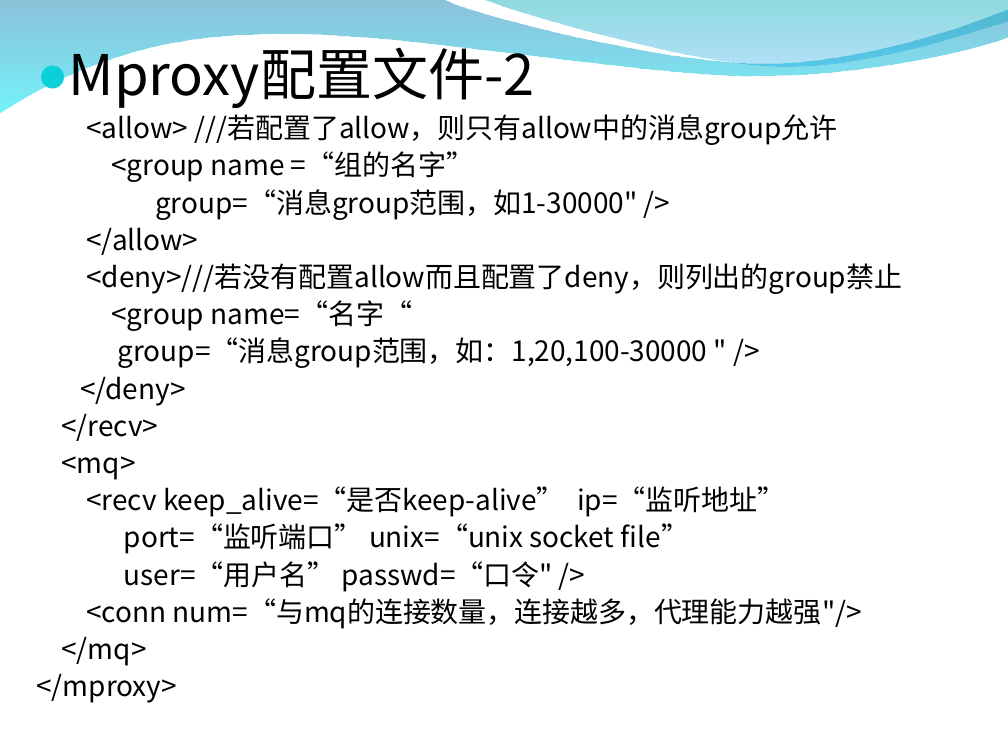
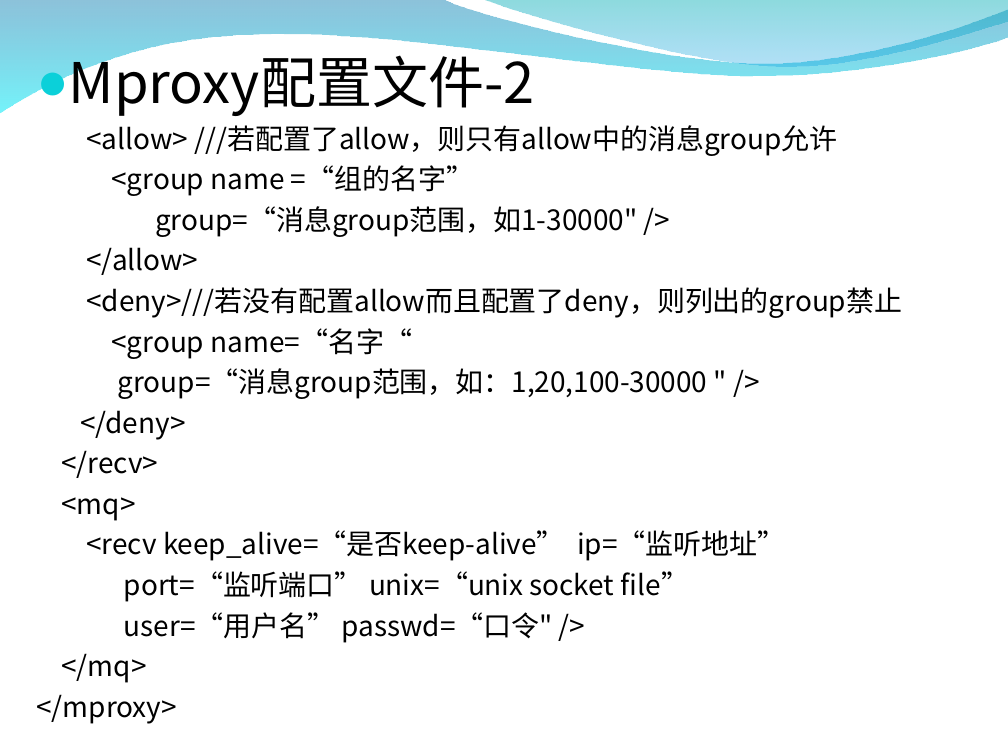
Before and after one commit to zxf1864/cwinux-mq, a slide deck: slide 10 of mq/doc/introduce.ppt. Drawn at 1008x756 pixels with LibreOffice and Linux fonts; fonts in the diff are those of the drawing; background and template pictures are left out. Boxes give left, top, right and bottom in pixels: in the first picture for what was removed or moved away, otherwise in the second. Text is boxed around its words. In the diff, an @@ line names an element or a change of style, - is before the commit and + after.

```diff
--- a/mq/doc/introduce.ppt
+++ b/mq/doc/introduce.ppt
@@ text "Mproxy配置文件-2" at <box>37,46,902,724</box>: line spacing 0.9 to 1 @@
@@ text at <box>86,598,862,629</box>: paragraph removed @@
-<conn num=“与mq的连接数量，连接越多，代理能力越强"/>
```
Also in this commit, not shown: 8 other slides changed, 1 slide added, 1 slide removed, 3 other files.
